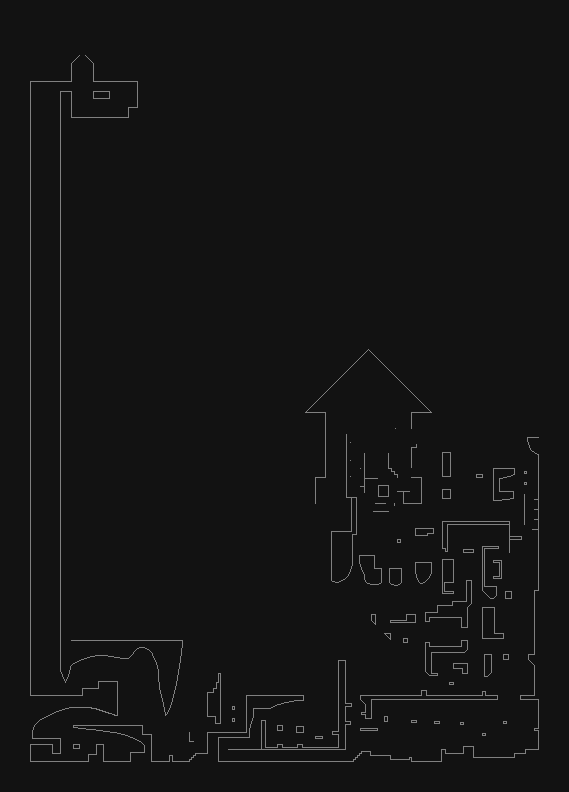
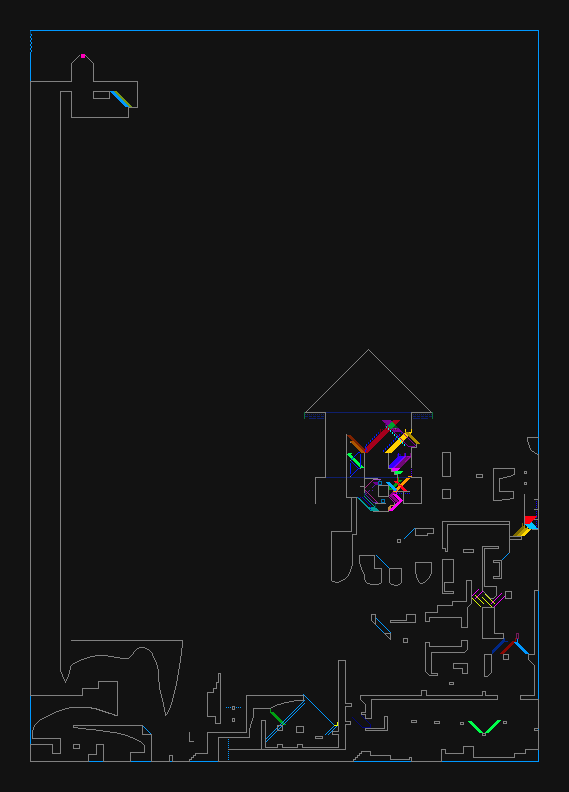
Comparing the layer stacks of the two w=569, h=792 images. Changes:
painted on "collisions" over 30, 37, 539, 762
showed "gameplay_guidelines", painted on it over 30, 30, 539, 762
